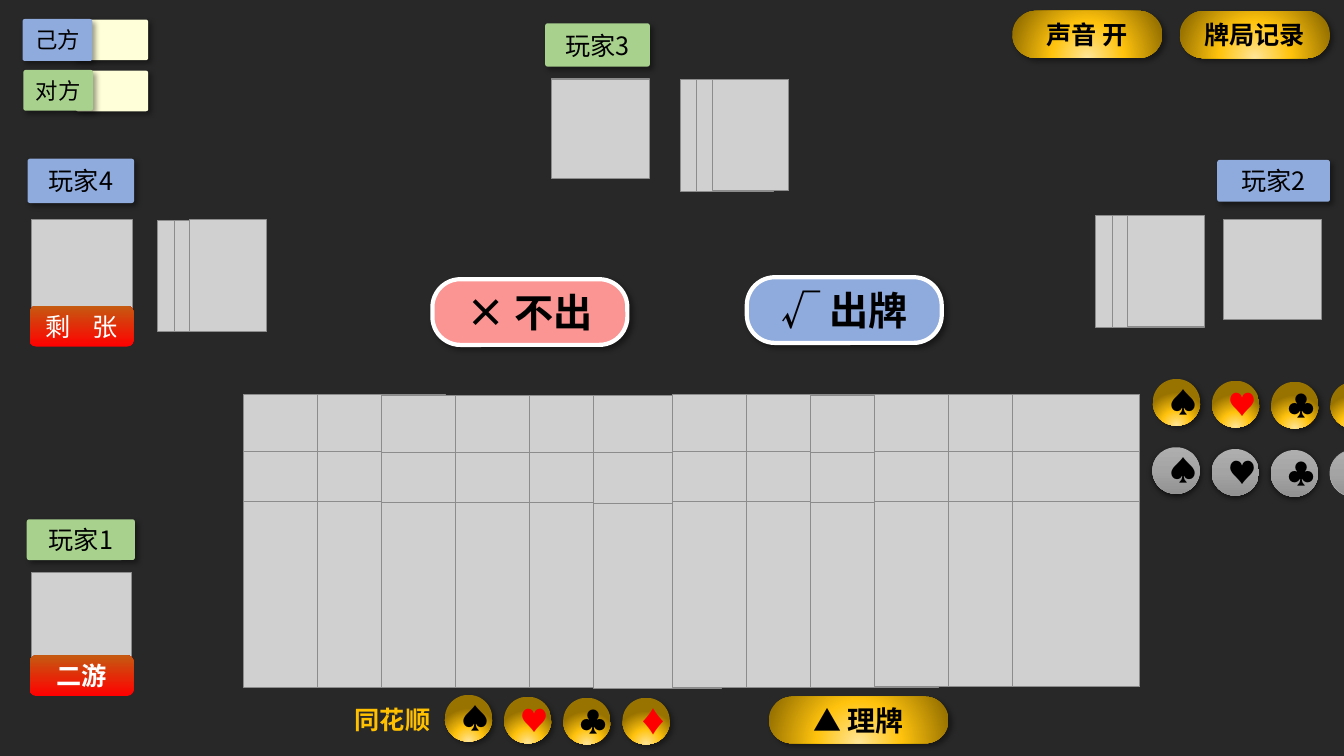
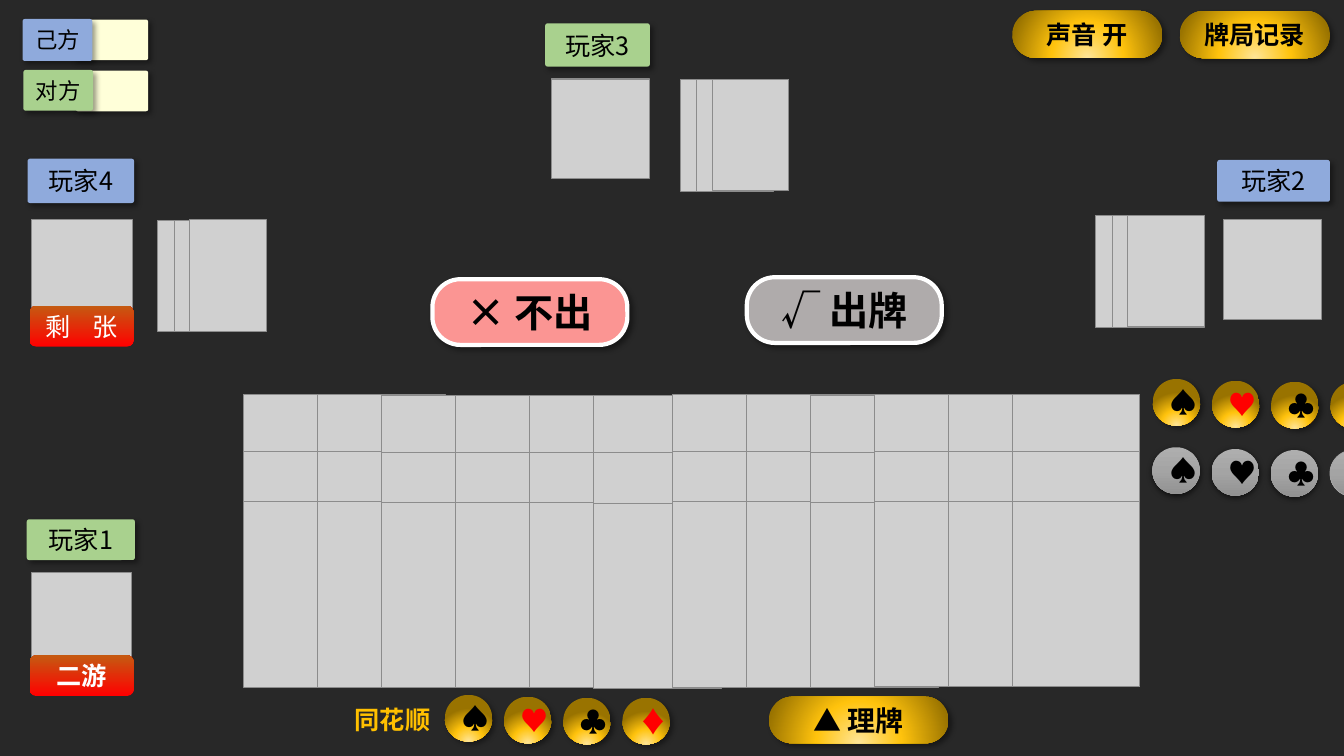
Before and after one commit to remyhuang03/guan_dan_qt, a slide deck: slide 2 of qt_guan_dan/dev_ui_sketch.pptx. Drawn at 1344x756 pixels with LibreOffice and Linux fonts; fonts in the diff are those of the drawing; grey boxes stand for pictures. Boxes give left, top, right and bottom in pixels: in the first picture for what was removed or moved away, otherwise in the second. Text is boxed around its words. In the diff, an @@ line names an element or a change of style, - is before the commit and + after.

```diff
--- a/qt_guan_dan/dev_ui_sketch.pptx
+++ b/qt_guan_dan/dev_ui_sketch.pptx
@@ rounded rectangle "√ 出牌" at (747, 277, 942, 343): fill #8FAADC to #AFABAB @@
```
Also in this commit, not shown: 19 other files.
